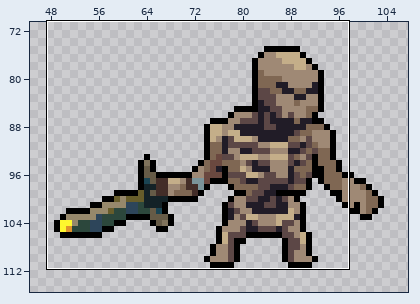
Pixel-art file -- Assets/Sprites/Units/Enemies/skeleton_small2.aseprite. The picture above shows the old version from afar; the outline marks the close-up.
Close-up. Before the commit:
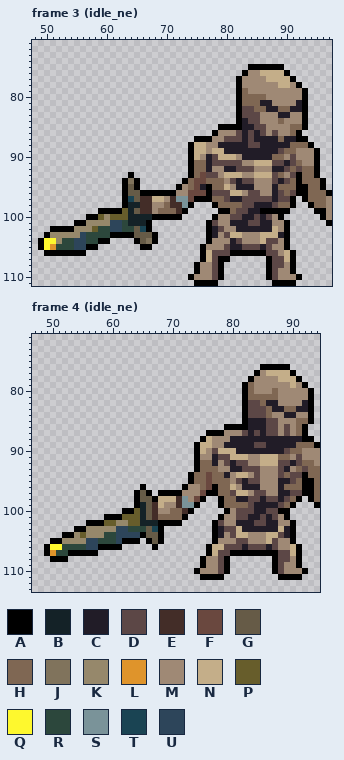
165x165 pixels, 68 frames. Colours within 5 levels of each other are drawn and written as one. Shown: frame 3 (idle_ne): x 48..97, y 71..111; frame 4 (idle_ne): x 47..94, y 71..113. The wide view leaves out empty margins. The commit also changed other frames or places, which this record leaves out.
Palette (. is transparent): A #000000  B #142227  C #211c27  D #5c4746  E #432d28  F #6a483f  G #665b47  H #7f6753  J #80735c  K #96886b  L #df942b  M #9f8975  N #c4ae89  P #675d2b  Q #fef82e  R #2c473c  S #7a9399  T #1a4453  U #2d455a
New version:
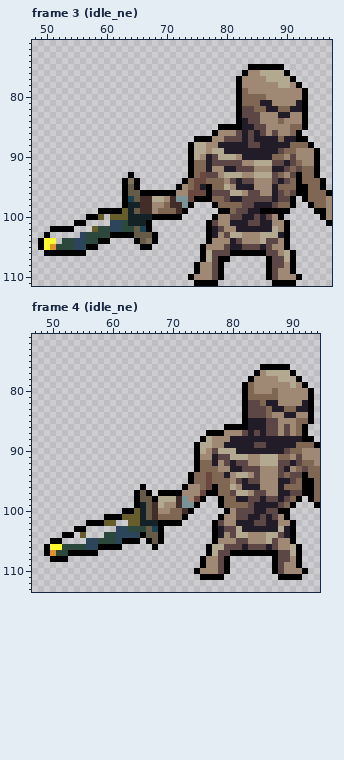
Edits made:
colour N: #c4ae89 -> #b3a991
Changed rows in their new state; - is a pixel that keeps its letter.
Frame 3 (idle_ne):
first column x 51:
100 ---------.
101 ------....
102 ----...---
103 .....-----
104 -.--------
Frame 4 (idle_ne):
first column x 52:
102 ---------..
103 ----.....--
104 --.-...----
105 ....-------
